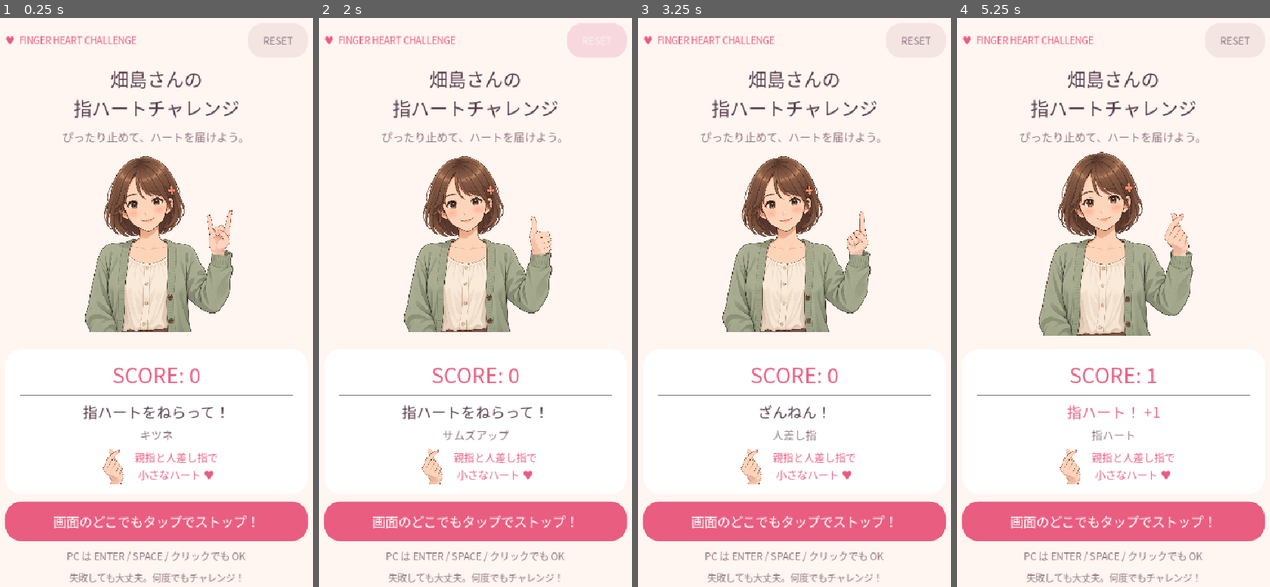
Above: before the commit, frames 1-4 (left to right).
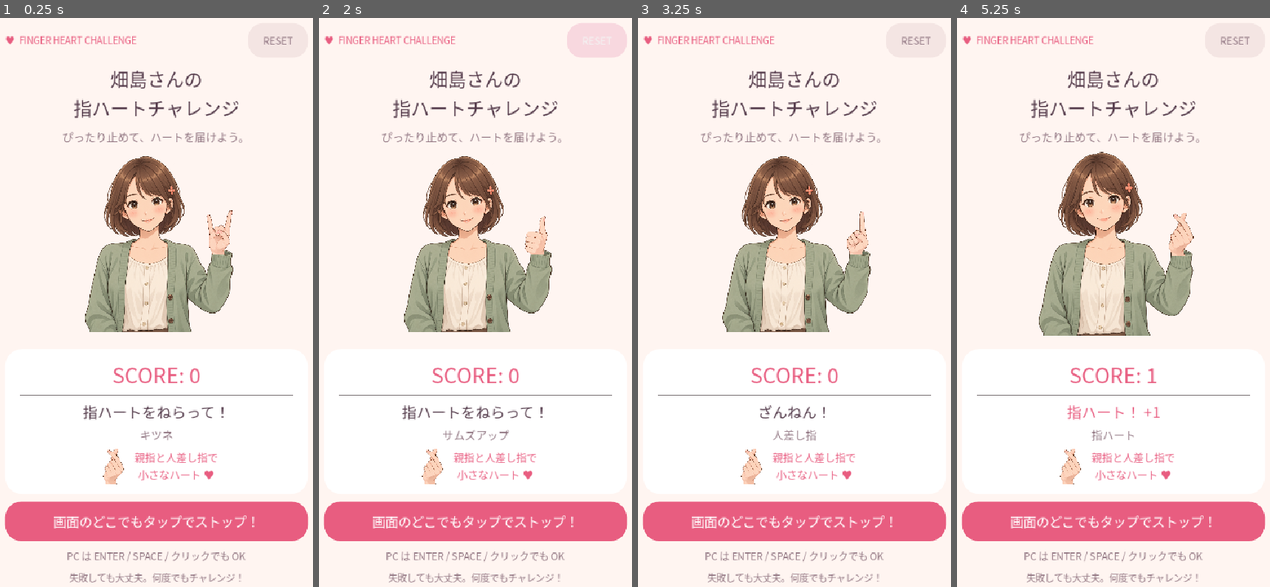
Above: after the commit, the same moments.

Repository: Badgio0906/finger-heart-challenge
Game: Godot game, scene res://scenes/Main.tscn
Same seed, same stepped clock (60 frames per second), same inputs: the game is played once before the commit and once after it.
Inputs (mouse positions are in pixels of both pictures, inside the frame that each line leads up to):
- Up to frame 1 (0.25 s): no input
- Up to frame 2 (2 s): tap Enter (stop_hand) at 0.5 s; move the mouse to (547, 274) at 0.52 s; hold Enter (stop_hand) 0.53-1.25 s; click (547, 274) at 0.67 s; tap Space at 0.77 s; click "RESET" at 1.25 s
- Up to frame 3 (3.25 s): move the mouse to (728, 330) at 2.02 s; tap Enter (stop_hand) at 2.1 s; click (728, 330) at 2.17 s; tap Space at 2.27, 2.75 s; move the mouse to (828, 171) at 2.77 s; hold Enter (stop_hand) from 2.78 s (still down); click (828, 171) at 2.92 s
- Up to frame 4 (5.25 s): move the mouse to (1097, 421) at 3.52 s; release Enter (stop_hand) at 3.53 s; tap Enter (stop_hand) at 3.6, 5.1 s; click (1097, 421) at 3.67 s; tap Space at 3.77, 4.52 s; move the mouse to (1213, 393) at 4.27 s; hold Enter (stop_hand) 4.28-5.03 s; click (1213, 393) at 4.42 s; move the mouse to (1013, 217) at 5.02 s; click (1013, 217) at 5.17 s

The runs differ from the first frame. In frame 1, 0.2% of the frame differs, in the area x 32-40%, y 75-82%; in frame 2, 0.4%; in frame 3, 0.2%; in frame 4, 0.5%, in the area x 32-76%, y 34-82%.

Commit message:
Match all hand poses and the heart reference to the left arm

Diff:
--- a/scripts/main.gd
+++ b/scripts/main.gd
@@ -7,6 +7,8 @@
 const RESULT_DURATION := 0.8
 const HAND_FILES := ["heart", "fox", "peace", "ok", "thumbs_up", "open", "point"]
 const HAND_NAMES := ["指ハート", "キツネ", "ピース", "OKサイン", "サムズアップ", "手のひら", "人差し指"]
+# Generated source sprites contain both hands. The body always raises her left arm.
+const RIGHT_HAND_SOURCES := [HandType.HEART, HandType.FOX, HandType.THUMBS_UP, HandType.POINT]
 const INK := Color("543b4b")
 const ACCENT := Color("e85d80")
 const MUTED := Color("927783")
@@ -188,6 +190,7 @@
 	target_crop.atlas = load("res://assets/art_v2/heart.png")
 	target_crop.region = Rect2(390, 160, 470, 740)
 	target.texture = target_crop
+	target.flip_h = HandType.HEART in RIGHT_HAND_SOURCES
 	target.custom_minimum_size = Vector2(60, 60)
 	target_row.add_child(target)
 	var target_text := _label("親指と人差し指で\n小さなハート ♥", 17, ACCENT)
@@ -232,8 +235,8 @@
 
 func _refresh_hand() -> void:
 	hand_sprite.texture = textures[current_hand]
-	# Palm-facing poses must have the thumb on the viewer's right (her left hand).
-	hand_sprite.flip_h = current_hand in [HandType.FOX, HandType.POINT]
+	# Normalize each source's actual handedness, including heart and thumbs-up.
+	hand_sprite.flip_h = current_hand in RIGHT_HAND_SOURCES
 	# Mirroring an off-center source wrist needs a matching horizontal correction.
 	hand_sprite.anchor_left = 0.655 if hand_sprite.flip_h else 0.633
 	hand_sprite.anchor_right = hand_sprite.anchor_left + 0.4
Binary file added: docs/handedness-review.png
Not shown, changed: TODO.md
Not shown, changed: VERIFICATION.md
Not shown, changed: docs/ART_DIRECTION.md
Not shown, changed: web/index.html
Not shown, changed: web/index.pck
